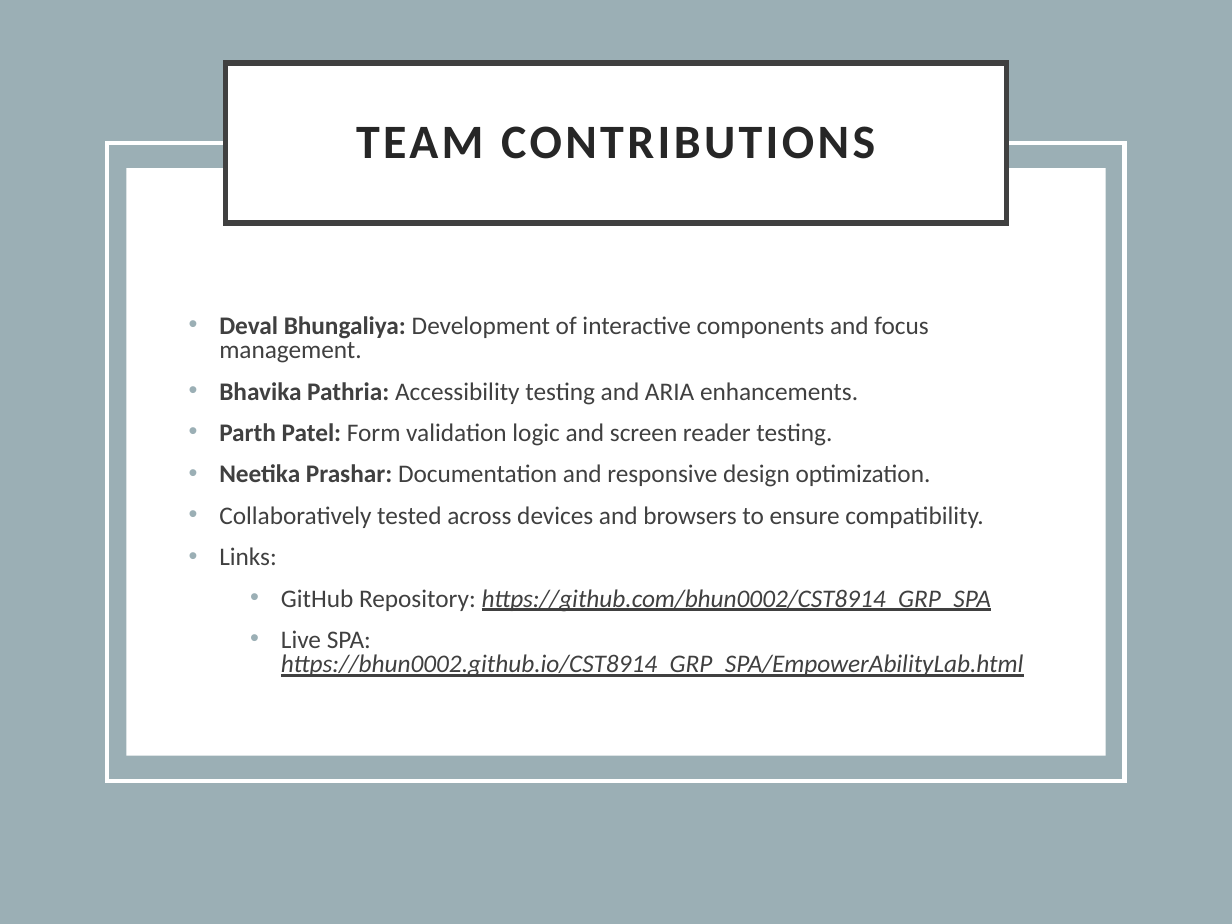
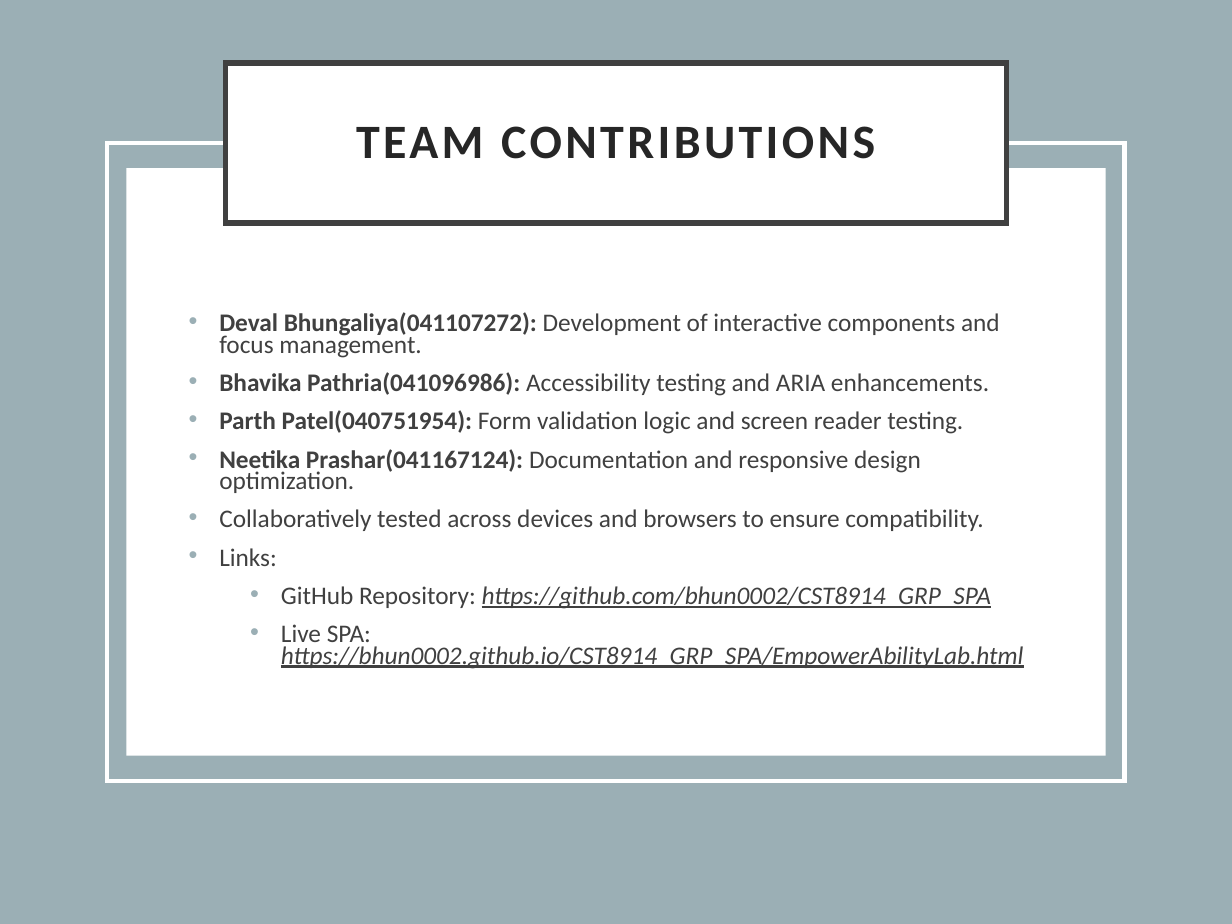
Before and after one commit to bhun0002/CST8914_GRP_SPA, a slide deck: slide 7 of Group_3_Final_PPT.pptx. Drawn at 1232x924 pixels with LibreOffice and Linux fonts; fonts in the diff are those of the drawing. Boxes give left, top, right and bottom in pixels: in the first picture for what was removed or moved away, otherwise in the second. Text is boxed around its words. In the diff, an @@ line names an element or a change of style, - is before the commit and + after.

```diff
--- a/Group_3_Final_PPT.pptx
+++ b/Group_3_Final_PPT.pptx
@@ subtitle at <box>219,312,1000,493</box>: text changed @@
-• Deval Bhungaliya: Development of interactive components and focus management.
-• Bhavika Pathria: Accessibility testing and ARIA enhancements.
-• Parth Patel: Form validation logic and screen reader testing.
-• Neetika Prashar: Documentation and responsive design optimization.
+• Deval Bhungaliya(041107272): Development of interactive components and focus management.
+• Bhavika Pathria(041096986): Accessibility testing and ARIA enhancements.
+• Parth Patel(040751954): Form validation logic and screen reader testing.
+• Neetika Prashar(041167124): Documentation and responsive design optimization.
@@ subtitle at <box>219,509,1024,669</box>: line spacing 0.8 to 0.7 @@
```
